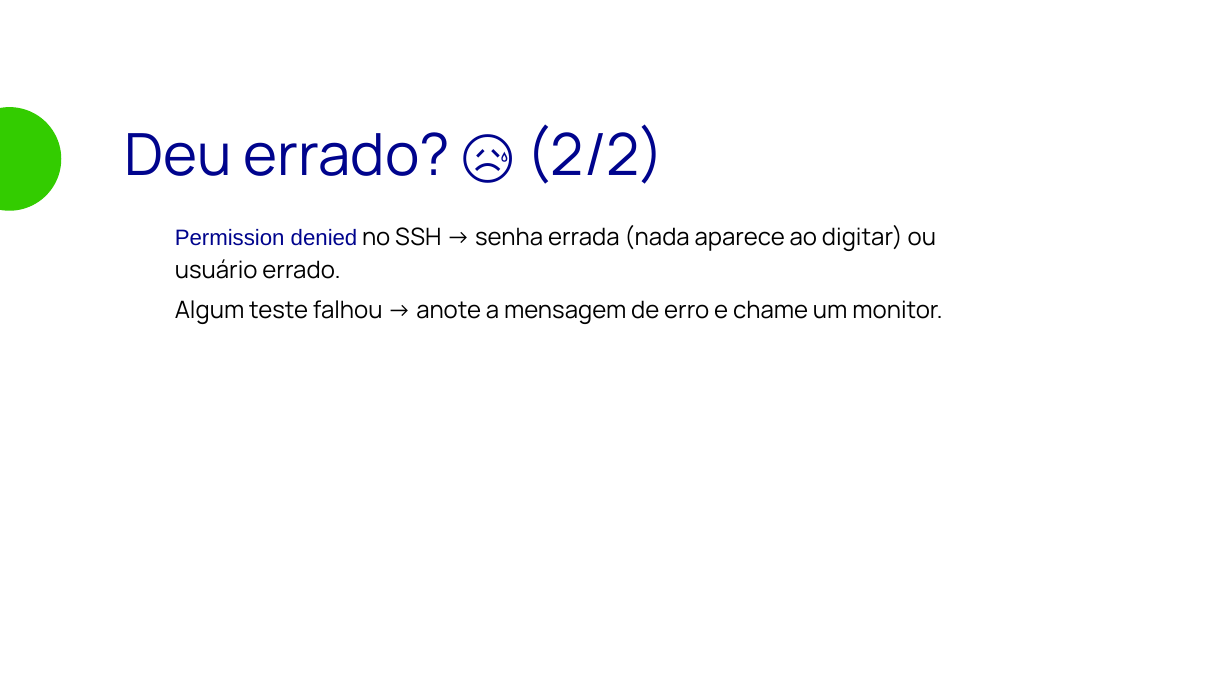
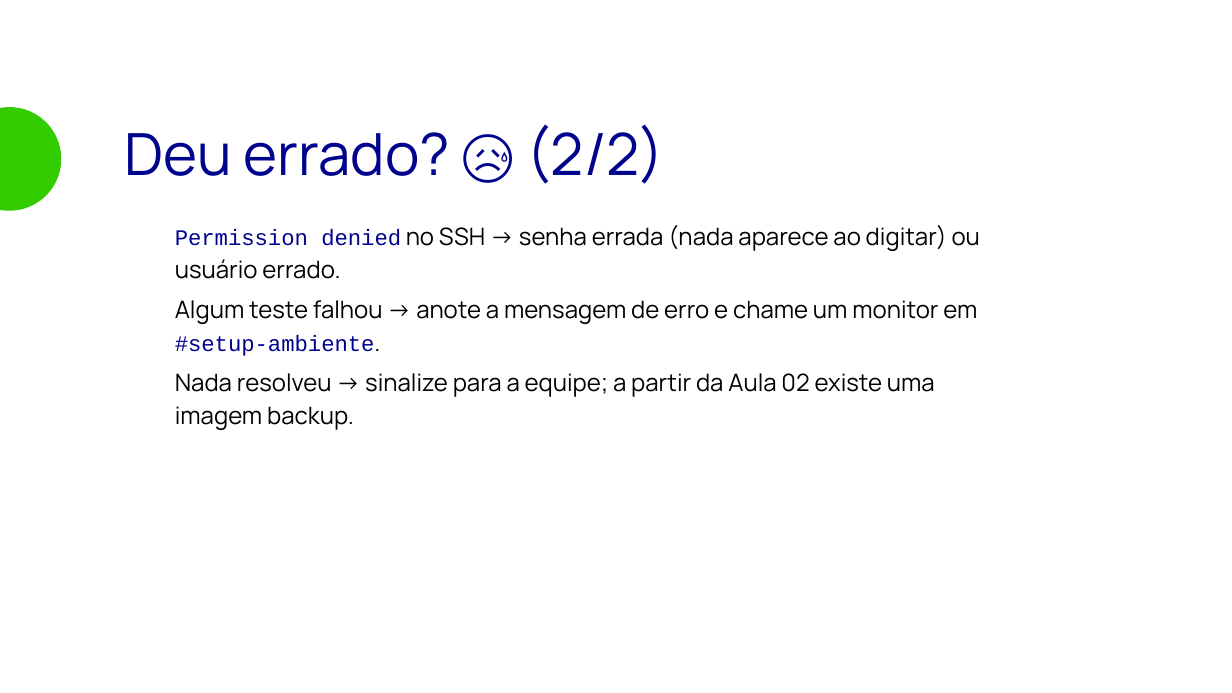
Before and after one commit to matera-vrn/bootcamp-devops-2026, a slide deck: slide 26 of aulas/aula-01-devops-overview/slides/aula-01.odp. Drawn at 1232x693 pixels with LibreOffice and Linux fonts; fonts in the diff are those of the drawing; background and template pictures are left out. Boxes give left, top, right and bottom in pixels: in the first picture for what was removed or moved away, otherwise in the second. Text is boxed around its words. In the diff, an @@ line names an element or a change of style, - is before the commit and + after.

```diff
--- a/aulas/aula-01-devops-overview/slides/aula-01.odp
+++ b/aulas/aula-01-devops-overview/slides/aula-01.odp
@@ text at (175,225,980,279): font Arial to Courier New in "Permission denied" @@
@@ text at (175,300,977,430): text changed @@
-● Algum teste falhou → anote a mensagem de erro e chame um monitor.
+● Algum teste falhou → anote a mensagem de erro e chame um monitor em #setup-ambiente.
+● Nada resolveu → sinalize para a equipe; a partir da Aula 02 existe uma imagem backup.
```
Also in this commit, not shown: 11 other slides changed, 11 other files.
